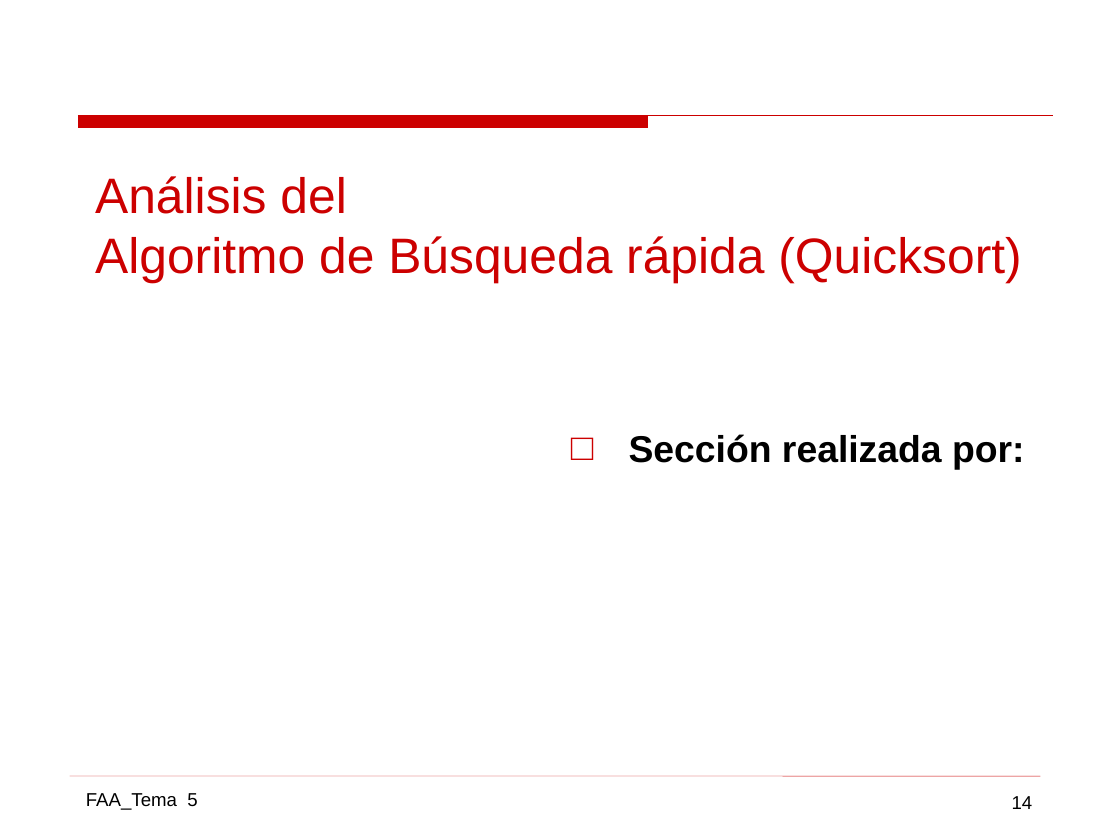
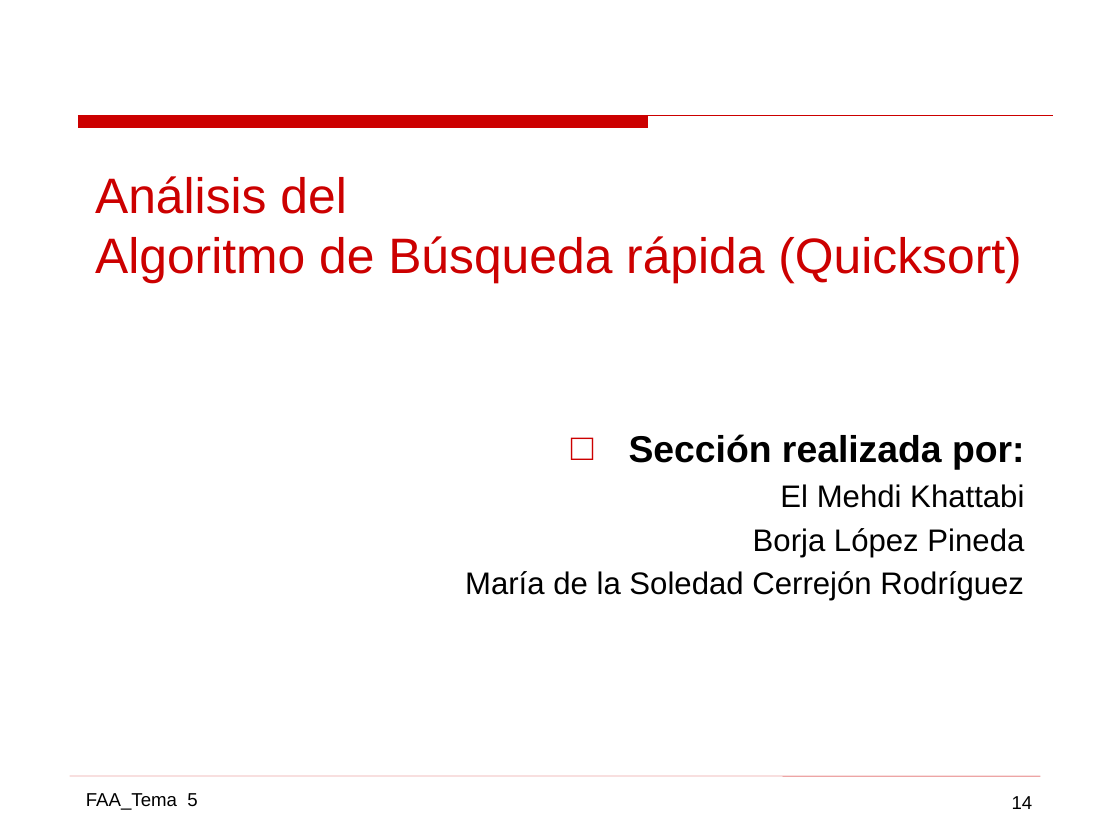
Before and after one commit to gabrielpr96/ETSIcode, a slide deck: slide 14 of FAA/Practica 2 AAD/AAD_11.pptx. Drawn at 1120x840 pixels with LibreOffice and Linux fonts; fonts in the diff are those of the drawing. Boxes give left, top, right and bottom in pixels: in the first picture for what was removed or moved away, otherwise in the second. Text is boxed around its words. In the diff, an @@ line names an element or a change of style, - is before the commit and + after.

```diff
--- a/FAA/Practica 2 AAD/AAD_11.pptx
+++ b/FAA/Practica 2 AAD/AAD_11.pptx
@@ text at (465,484,1024,601): paragraphs added @@
+  El Mehdi Khattabi
+  Borja López Pineda
+  María de la Soledad Cerrejón Rodríguez
```
Also in this commit, not shown: 22 other slides changed, 1 slide added, 2 slides removed, 5 other files.
